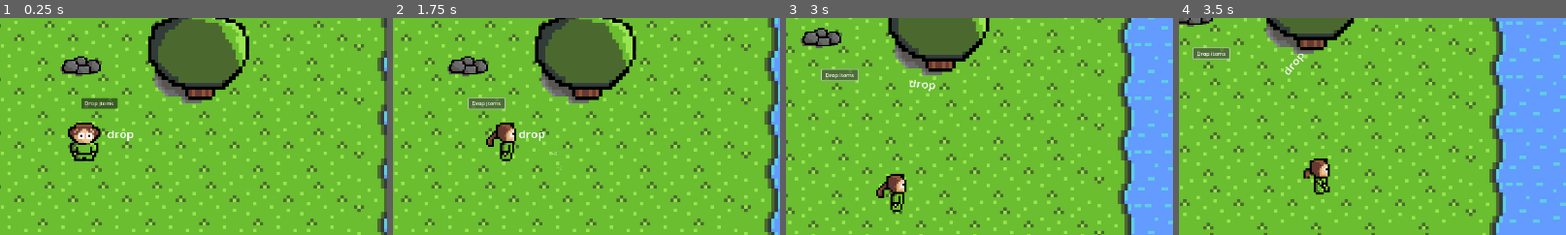
Above: before the commit, frames 1-4 (left to right).
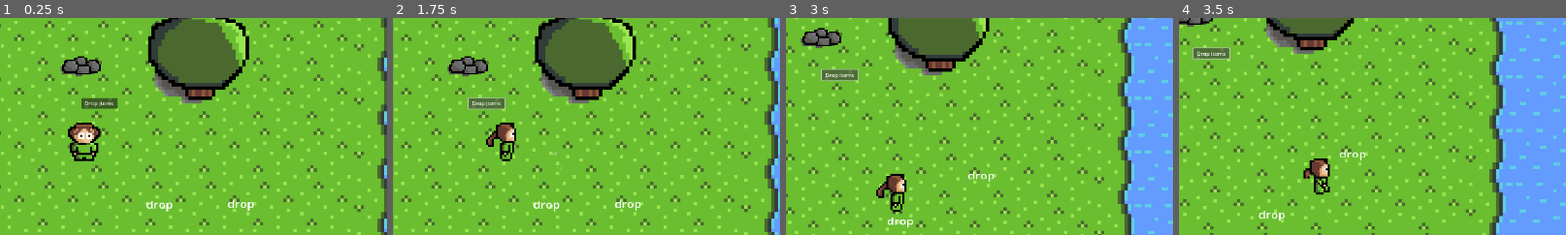
Above: after the commit, the same moments.

Repository: aubindetrez/DigitalReborn
Game: Godot game, scene res://scenes/main_scene.tscn
The game is run twice, just before and just after one commit, with the same random seed, the same clock (stepped at 60 frames per second) and the same inputs. Sound files missing from this copy of the repository are replaced by a short silence.
Inputs:
- Up to frame 1 (0.25 s): no input
- Up to frame 2 (1.75 s): click "Drop items" at 0.5 s; tap Enter (ui_accept) at 1.25, 1.52 s; hold Right (ui_right) from 1.28 s (still down)
- Up to frame 3 (3 s): release Right (ui_right) at 2.03 s; hold Down (ui_down) 2.03-2.78 s; tap Enter (ui_accept) at 2.27 s; hold Right (ui_right) from 2.78 s (still down)
- Up to frame 4 (3.5 s): keep holding Right (ui_right)
The pictures show only the part of the screen within x 39-89%, y 32-82%; the shares and areas given below are measured in that part.

The runs differ from the first frame. In frame 1, 0.4% of the frame differs, in the area x 27-66%, y 51-90%; in frame 2, 0.4%; in frame 3, 0.4%; in frame 4, 0.4%.

Commit message:
Add dropped item that shine when they get close together

Diff:
--- /dev/null
+++ b/DroppedItemCol.gd
@@ -0,0 +1,20 @@
+extends Area2D
+class_name DroppedItem
+
+@export var common_name: String
+@onready var particules = $"../CPUParticles2D"
+
+var list_posible_craft: Array[DroppedItem] = []
+
+func _on_area_exited(area):
+	print("Item:", common_name, "lost one possible merge")
+	list_posible_craft.remove_at(list_posible_craft.find(area))
+	self.queue_redraw()
+	if list_posible_craft.size() == 0:
+		particules.emitting = false
+
+func _on_area_entered(area):
+	print("Item:", common_name, "detected possible merge")
+	list_posible_craft.append(area)
+	self.queue_redraw()
+	particules.emitting = true
--- /dev/null
+++ b/dropped_item.tscn
@@ -0,0 +1,51 @@
+[gd_scene load_steps=5 format=3 uid="uid://dcmp6koiq3t4k"]
+
+[ext_resource type="Script" path="res://scenes/RigidBody2D_friction.gd" id="1_s88jt"]
+[ext_resource type="Script" path="res://DroppedItemCol.gd" id="2_vutkl"]
+
+[sub_resource type="RectangleShape2D" id="RectangleShape2D_xtai0"]
+size = Vector2(33.5, 14)
+
+[sub_resource type="CircleShape2D" id="CircleShape2D_ahc6v"]
+radius = 30.0
+
+[node name="RigidBody2D_with_Friction" type="RigidBody2D"]
+position = Vector2(58, 105)
+collision_layer = 0
+gravity_scale = 0.0
+script = ExtResource("1_s88jt")
+friction = 3
+
+[node name="CollisionShape2D" type="CollisionShape2D" parent="."]
+position = Vector2(-0.75, 3)
+shape = SubResource("RectangleShape2D_xtai0")
+
+[node name="Label" type="Label" parent="."]
+offset_left = -21.0
+offset_top = -10.0
+offset_right = 19.0
+offset_bottom = 13.0
+scale = Vector2(1.08589, 0.932523)
+text = "drop"
+
+[node name="CPUParticles2D" type="CPUParticles2D" parent="."]
+emitting = false
+lifetime = 0.5
+emission_shape = 1
+emission_sphere_radius = 24.57
+direction = Vector2(0, 0)
+gravity = Vector2(0, 0)
+scale_amount_min = 0.0
+scale_amount_max = 12.63
+
+[node name="Merge_aka_Craft_Area" type="Area2D" parent="."]
+collision_layer = 4
+collision_mask = 4
+script = ExtResource("2_vutkl")
+
+[node name="CollisionShape2D" type="CollisionShape2D" parent="Merge_aka_Craft_Area"]
+shape = SubResource("CircleShape2D_ahc6v")
+debug_color = Color(0.627451, 1, 0, 0.419608)
+
+[connection signal="area_entered" from="Merge_aka_Craft_Area" to="Merge_aka_Craft_Area" method="_on_area_entered"]
+[connection signal="area_exited" from="Merge_aka_Craft_Area" to="Merge_aka_Craft_Area" method="_on_area_exited"]
--- a/scenes/RigidBody2D_friction.gd
+++ b/scenes/RigidBody2D_friction.gd
@@ -1,6 +1,5 @@
 extends RigidBody2D
 
 @export var friction: int
-
 func _ready():
 	self.linear_damp = friction
--- a/scenes/main_scene.tscn
+++ b/scenes/main_scene.tscn
@@ -7,8 +7,8 @@
 [ext_resource type="Texture2D" uid="uid://jxfocdnhhdt8" path="res://assets/player/player_v2.png" id="2_uow8f"]
 [ext_resource type="Texture2D" uid="uid://c3dcggddw7pbt" path="res://assets/rock/rock_v2.png" id="3_fjrnr"]
 [ext_resource type="Texture2D" uid="uid://deeiwlehbwesu" path="res://assets/tree/tree_v2.png" id="4_gaol8"]
+[ext_resource type="PackedScene" uid="uid://dcmp6koiq3t4k" path="res://dropped_item.tscn" id="4_hrpv8"]
 [ext_resource type="Script" path="res://scenes/animate_moving_obj.gd" id="4_ujqmk"]
-[ext_resource type="Script" path="res://scenes/RigidBody2D_friction.gd" id="4_xe702"]
 [ext_resource type="Resource" uid="uid://jkjam08pq73e" path="res://inventory.tres" id="5_g77rv"]
 [ext_resource type="Script" path="res://scenes/AttackRegion.gd" id="5_rowbj"]
 [ext_resource type="Script" path="res://scenes/Controller.gd" id="6_ok3vd"]
@@ -64,12 +64,6 @@
 physics_layer_0/collision_layer = 1
 sources/0 = SubResource("TileSetAtlasSource_jivvp")
 
-[sub_resource type="RectangleShape2D" id="RectangleShape2D_xtai0"]
-size = Vector2(33.5, 14)
-
-[sub_resource type="CircleShape2D" id="CircleShape2D_ahc6v"]
-radius = 30.0
-
 [sub_resource type="RectangleShape2D" id="RectangleShape2D_1xxw5"]
 size = Vector2(102, 135)
 
@@ -397,30 +391,11 @@
 format = 2
 layer_0/tile_data = PackedInt32Array(131070, 0, 0, 131071, 0, 0, 196607, 0, 0, 65536, 0, 0, 131072, 0, 0, 65537, 0, 0,  …(37834 unchanged characters)…
 
-[node name="RigidBody2D_with_Friction" type="RigidBody2D" parent="."]
-position = Vector2(58, 105)
-collision_layer = 0
-gravity_scale = 0.0
-script = ExtResource("4_xe702")
-friction = 3
-
-[node name="CollisionShape2D" type="CollisionShape2D" parent="RigidBody2D_with_Friction"]
-position = Vector2(-0.75, 3)
-shape = SubResource("RectangleShape2D_xtai0")
-
-[node name="Label" type="Label" parent="RigidBody2D_with_Friction"]
-offset_left = -21.0
-offset_top = -10.0
-offset_right = 19.0
-offset_bottom = 13.0
-scale = Vector2(1.08589, 0.932523)
-text = "drop"
-
-[node name="Area2D-PickupArea" type="Area2D" parent="RigidBody2D_with_Friction"]
-
-[node name="CollisionShape2D" type="CollisionShape2D" parent="RigidBody2D_with_Friction/Area2D-PickupArea"]
-shape = SubResource("CircleShape2D_ahc6v")
-debug_color = Color(0.627451, 1, 0, 0.419608)
+[node name="Item1" parent="." instance=ExtResource("4_hrpv8")]
+position = Vector2(116, 210)
+
+[node name="Item2" parent="." instance=ExtResource("4_hrpv8")]
+position = Vector2(237, 209)
 
 [node name="Player" type="CharacterBody2D" parent="."]
 position = Vector2(1, 150)
Not shown: 1 places in scenes/main_scene.tscn that only renumber resources
